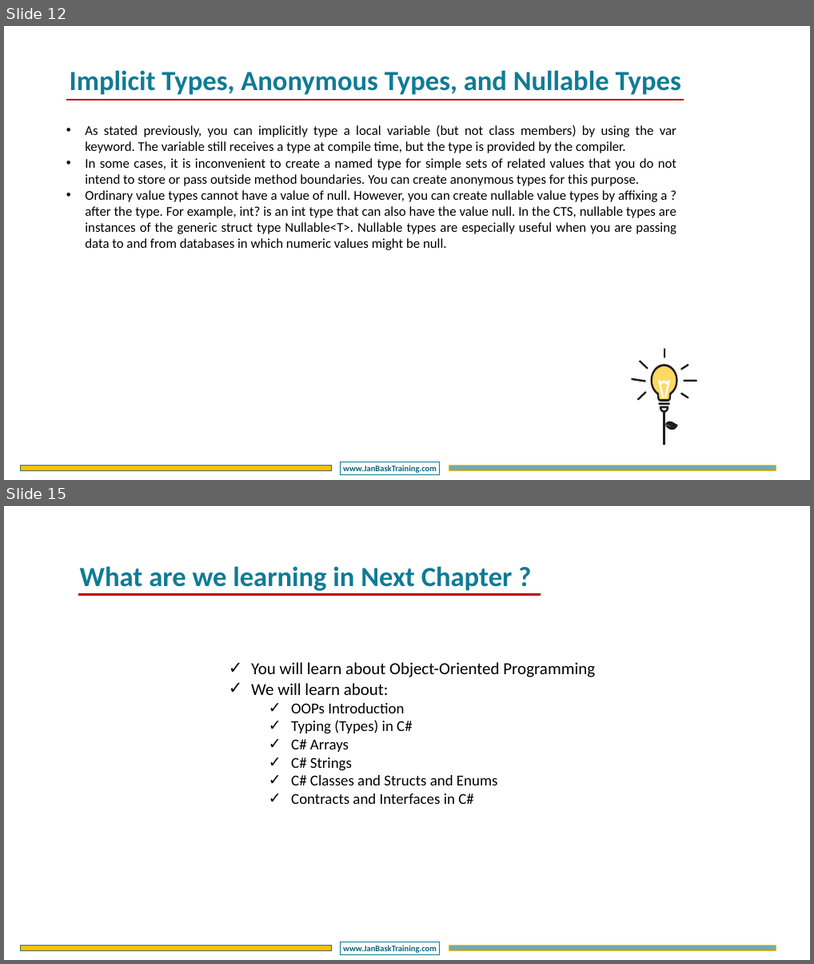
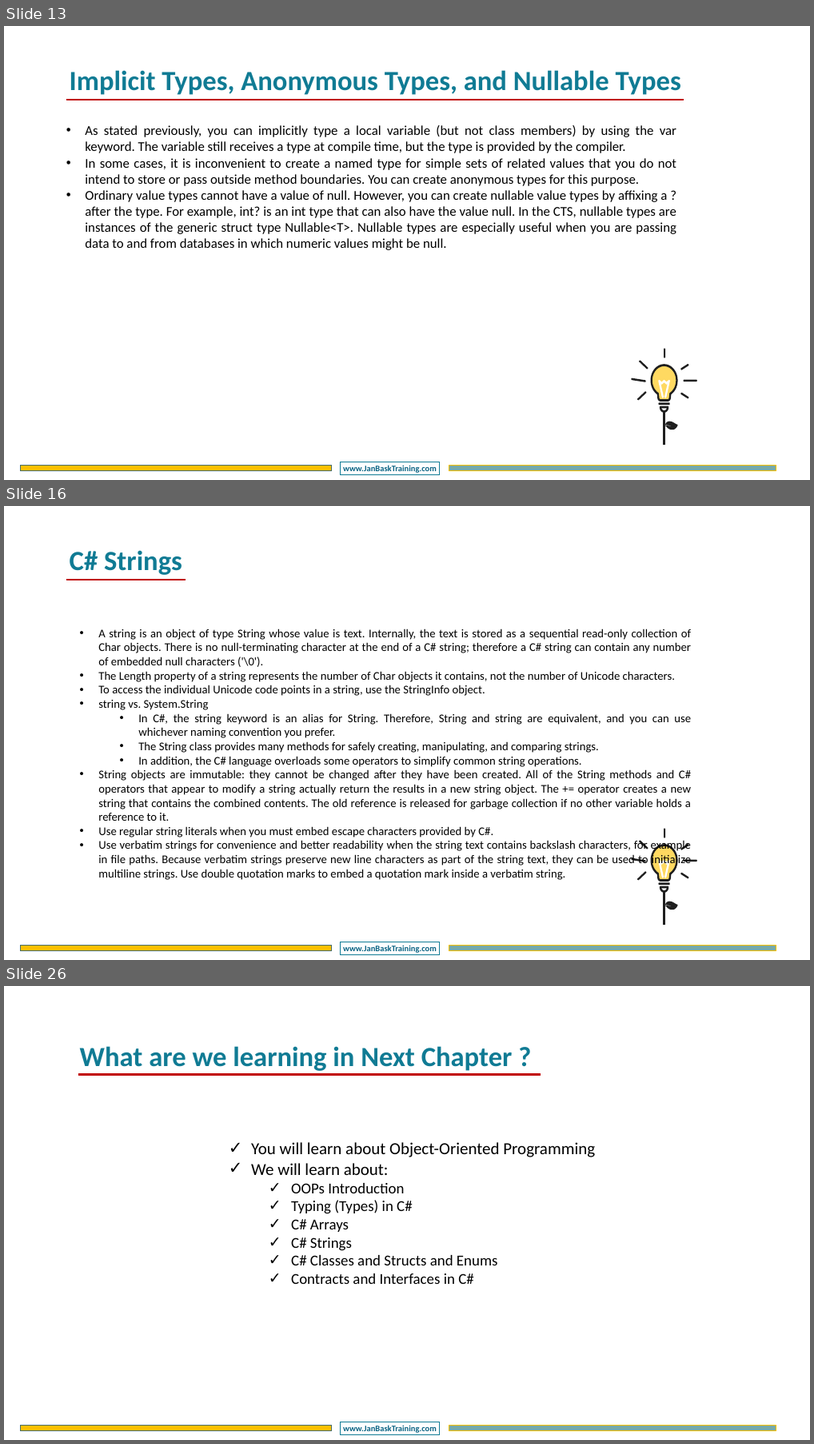
Before and after one commit to DotNetTraining/DotNetEssentials, a slide deck: slides/OOPC/OOPC - Chapter2.pptx. Shown one above the other, each under a label of ours: slides 12 and 15 before the commit, slides 13, 16 and 26 after it; the slides between them are not shown. The pictures are 814x964 and 814x1444 pixels, drawn with LibreOffice and Linux fonts; fonts in the diff are those of the drawing; background and template pictures are left out. Boxes give left, top, right and bottom in pixels: in the first picture for what was removed or moved away, otherwise in the second. Text is boxed around its words. In the diff, an @@ line names an element or a change of style, - is before the commit and + after.

Commit message:
Finished Chapter2 Code Examples

```diff
--- a/slides/OOPC/OOPC - Chapter2.pptx
+++ b/slides/OOPC/OOPC - Chapter2.pptx
@@ slide 16 added at [4,506,810,960], background #FFFFFF; not listed: 3 template elements that a slide beside it also shows @@
@@ text added at [70,550,182,575], 66 pt, text #107B94, bold @@
+C# Strings
@@ line added from (66, 580) to (186, 580), #C00000 4.5 pt @@
@@ text added at [98,628,691,880], 28 pt, text #000000 @@
+• A string is an object of type String whose value is text. Internally, the text is stored as a sequential read-only collection of Char objects. There is no null-terminating character at the end of a C# string; therefore a C# string can contain any number of embedded null characters ('\0').
+• The Length property of a string represents the number of Char objects it contains, not the number of Unicode characters.
+• To access the individual Unicode code points in a string, use the StringInfo object.
+• string vs. System.String
+  • In C#, the string keyword is an alias for String. Therefore, String and string are equivalent, and you can use whichever naming convention you prefer.
+  • The String class provides many methods for safely creating, manipulating, and comparing strings.
+  • In addition, the C# language overloads some operators to simplify common string operations.
+• String objects are immutable: they cannot be changed after they have been created. All of the String methods and C# operators that appear to modify a string actually return the results in a new string object. The += operator creates a new string that contains the combined contents. The old reference is released for garbage collection if no other variable holds a reference to it.
+• Use regular string literals when you must embed escape characters provided by C#.
+• Use verbatim strings for convenience and better readability when the string text contains backslash characters, for example in file paths. Because verbatim strings preserve new line characters as part of the string text, they can be used to initialize multiline strings. Use double quotation marks to embed a quotation mark inside a verbatim string.
@@ group added at [631,828,698,924]: 13 freeform shapes, 1 line @@
@@ what was slide 12 is now slide 13 @@
@@ what was slide 15 is now slide 26 @@
```
Also in this commit, not shown: 2 slides changed, 10 other slides added, 9 other files.
